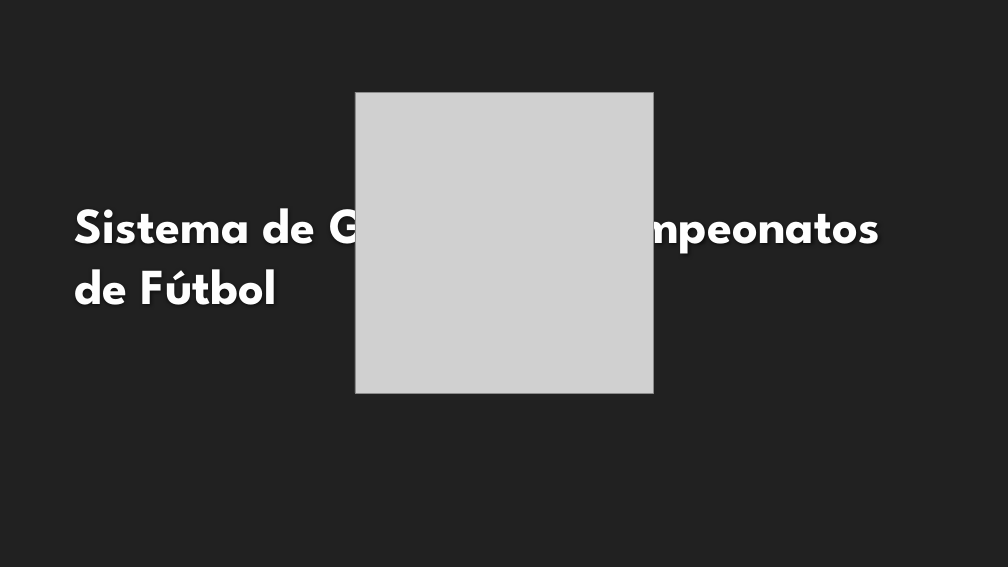
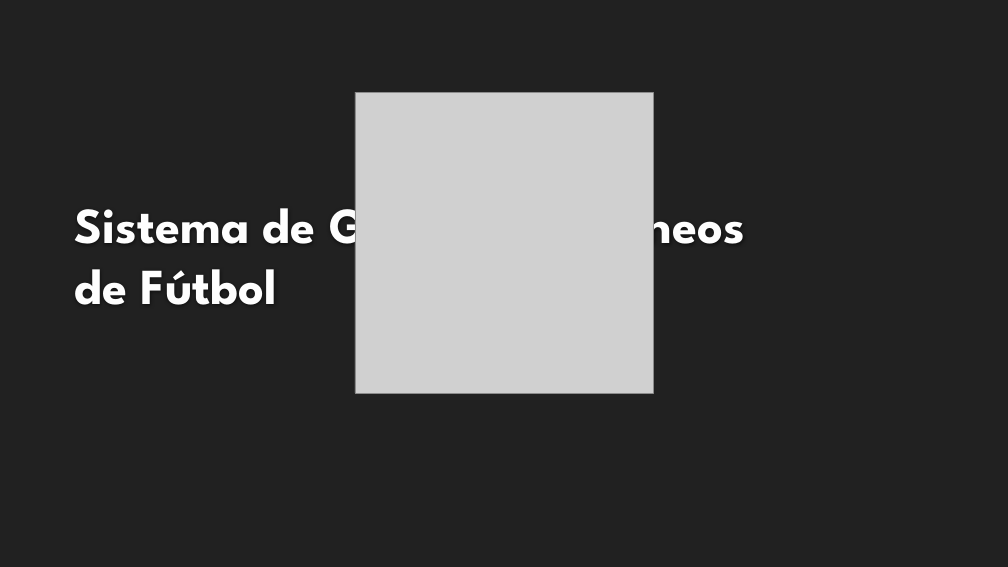
Before and after one commit to fallemand/quegolazo, a slide deck: slide 1 of Documentacion/Presentación Grado de Avances/Presentación Proyecto - Grado de Avances.pptx. Drawn at 1008x567 pixels with LibreOffice and Linux fonts; fonts in the diff are those of the drawing; grey boxes stand for pictures; background and template pictures are left out. Boxes give left, top, right and bottom in pixels: in the first picture for what was removed or moved away, otherwise in the second. Text is boxed around its words. In the diff, an @@ line names an element or a change of style, - is before the commit and + after.

```diff
--- a/Documentacion/Presentación Grado de Avances/Presentación Proyecto - Grado de Avances.pptx
+++ b/Documentacion/Presentación Grado de Avances/Presentación Proyecto - Grado de Avances.pptx
@@ title at [75,193,745,305]: text changed @@
-Sistema de Gestión de Campeonatos de Fútbol
+Sistema de Gestión de Torneos de Fútbol
```
Also in this commit, not shown: 3 other slides changed, 1 slide removed.
